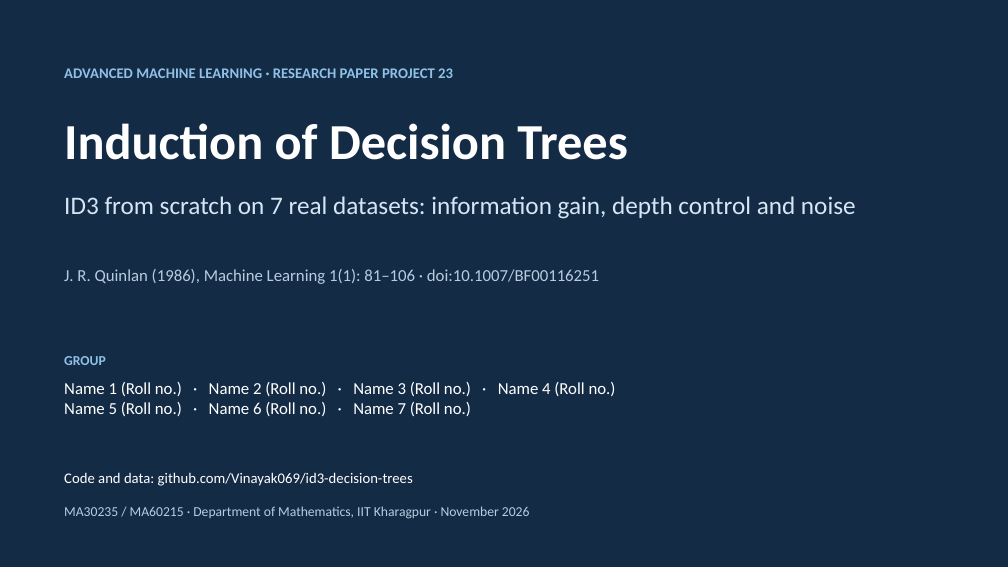
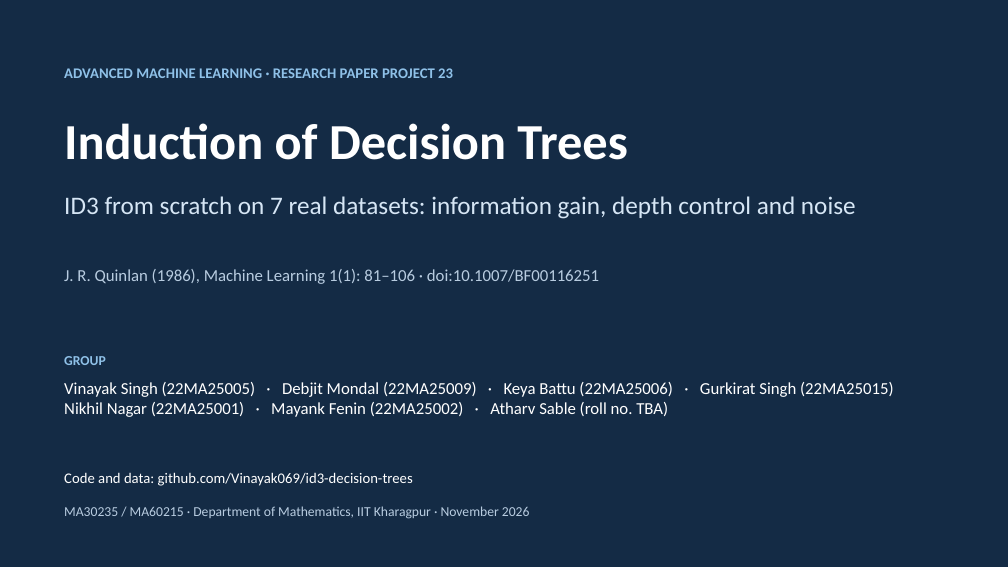
Before and after one commit to Vinayak069/id3-decision-trees, a slide deck: slide 1 of ID3_Slides.pptx. Drawn at 1008x567 pixels with LibreOffice and Linux fonts; fonts in the diff are those of the drawing. Boxes give left, top, right and bottom in pixels: in the first picture for what was removed or moved away, otherwise in the second. Text is boxed around its words. In the diff, an @@ line names an element or a change of style, - is before the commit and + after.

Commit message:
Add group members to slides, PDF, notebook and README

```diff
--- a/ID3_Slides.pptx
+++ b/ID3_Slides.pptx
@@ text at [64,382,894,417]: text changed @@
-Name 1 (Roll no.) · Name 2 (Roll no.) · Name 3 (Roll no.) · Name 4 (Roll no.)
-Name 5 (Roll no.) · Name 6 (Roll no.) · Name 7 (Roll no.)
+Vinayak Singh (22MA25005) · Debjit Mondal (22MA25009) · Keya Battu (22MA25006) · Gurkirat Singh (22MA25015)
+Nikhil Nagar (22MA25001) · Mayank Fenin (22MA25002) · Atharv Sable (roll no. TBA)
```
Also in this commit, not shown: 4 other files.
